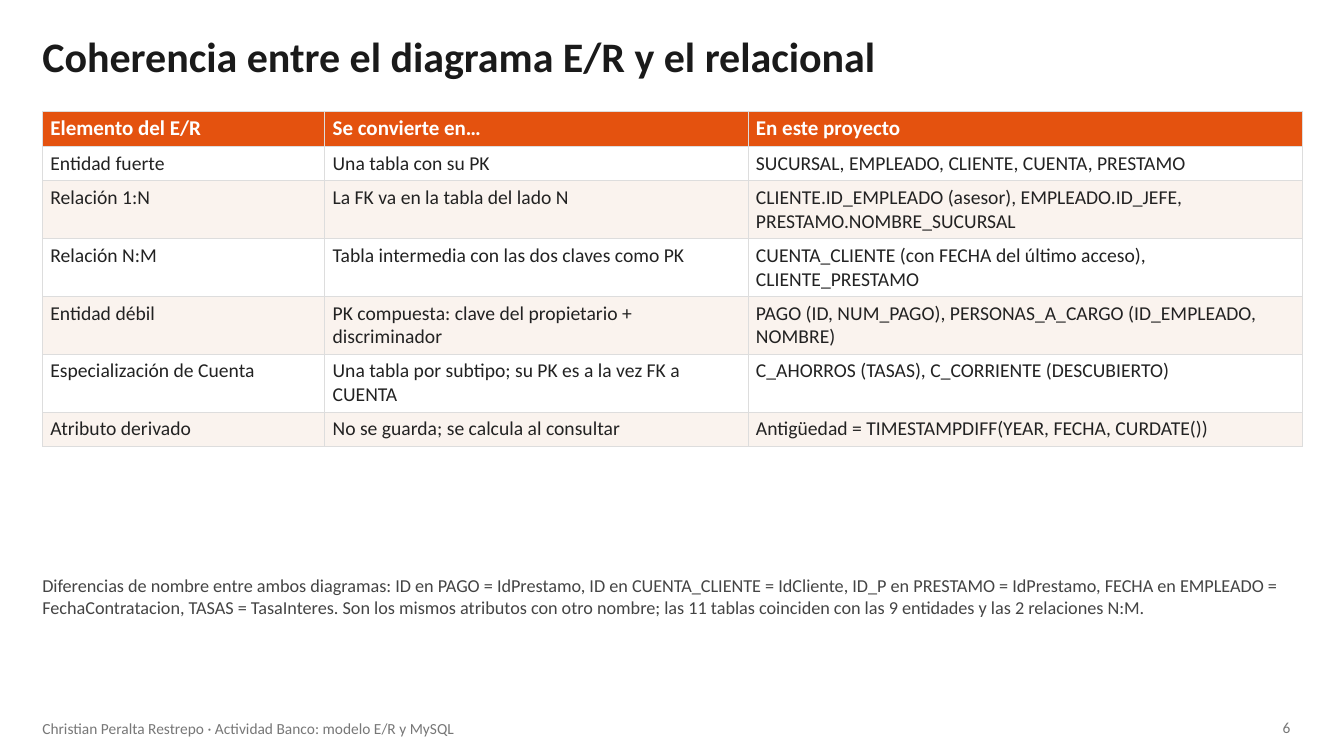
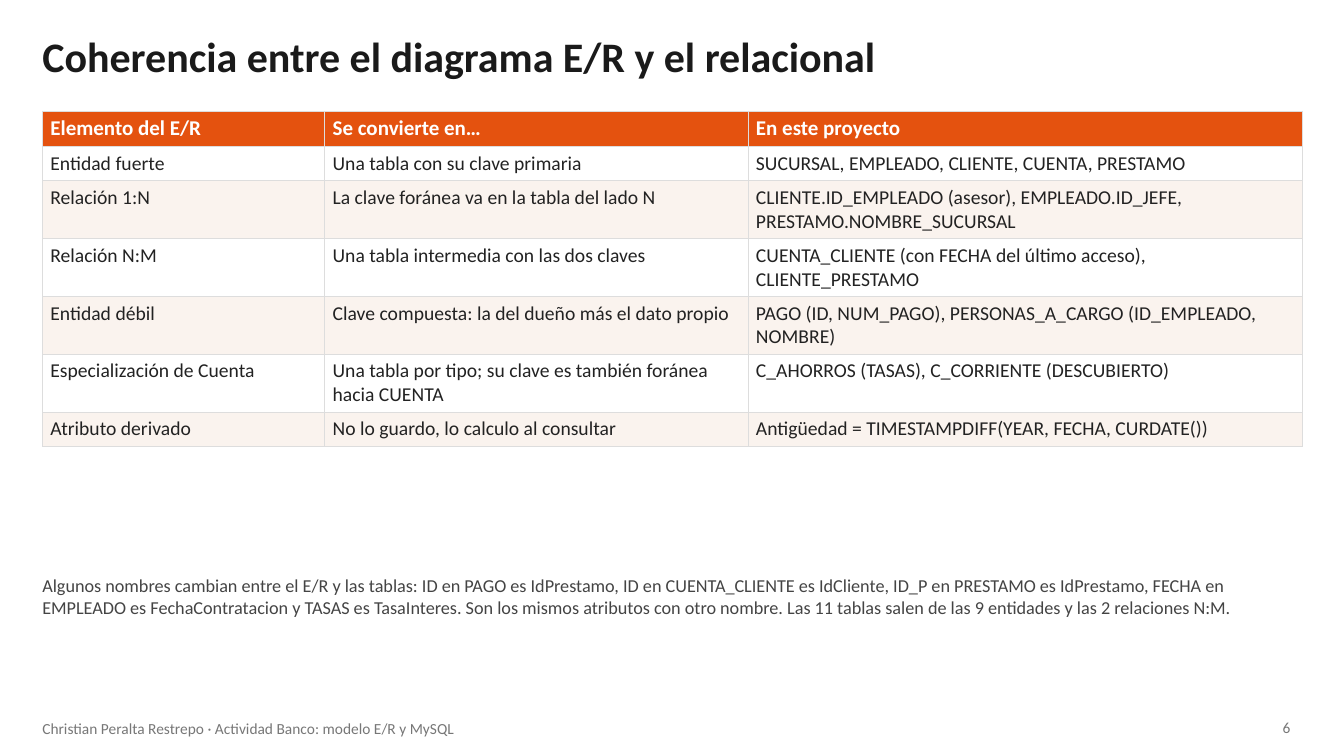
Before and after one commit to christiansan141/CuerpoTeo, a slide deck: slide 6 of Actividad_Banco_ChristianPeralta.pptx. Drawn at 1344x756 pixels with LibreOffice and Linux fonts; fonts in the diff are those of the drawing. Boxes give left, top, right and bottom in pixels: in the first picture for what was removed or moved away, otherwise in the second. Text is boxed around its words. In the diff, an @@ line names an element or a change of style, - is before the commit and + after.

```diff
--- a/Actividad_Banco_ChristianPeralta.pptx
+++ b/Actividad_Banco_ChristianPeralta.pptx
@@ table at [42,111,1303,443] @@
-row 2, column 2: Una tabla con su PK
+row 2, column 2: Una tabla con su clave primaria
-row 3, column 2: La FK va en la tabla del lado N
+row 3, column 2: La clave foránea va en la tabla del lado N
-row 4, column 2: Tabla intermedia con las dos claves como PK
+row 4, column 2: Una tabla intermedia con las dos claves
-row 5, column 2: PK compuesta: clave del propietario + discriminador
+row 5, column 2: Clave compuesta: la del dueño más el dato propio
-row 6, column 2: Una tabla por subtipo; su PK es a la vez FK a CUENTA
+row 6, column 2: Una tabla por tipo; su clave es también foránea hacia CUENTA
-row 7, column 2: No se guarda; se calcula al consultar
+row 7, column 2: No lo guardo, lo calculo al consultar
@@ text at [42,579,1231,617]: text changed @@
-Diferencias de nombre entre ambos diagramas: ID en PAGO = IdPrestamo, ID en CUENTA_CLIENTE = IdCliente, ID_P en PRESTAMO = IdPrestamo, FECHA en EMPLEADO = FechaContratacion, TASAS = TasaInteres. Son los mismos atributos con otro nombre; las 11 tablas coinciden con las 9 entidades y las 2 relaciones N:M.
+Algunos nombres cambian entre el E/R y las tablas: ID en PAGO es IdPrestamo, ID en CUENTA_CLIENTE es IdCliente, ID_P en PRESTAMO es IdPrestamo, FECHA en EMPLEADO es FechaContratacion y TASAS es TasaInteres. Son los mismos atributos con otro nombre. Las 11 tablas salen de las 9 entidades y las 2 relaciones N:M.
```
Also in this commit, not shown: 11 other slides changed, 1 other file.
